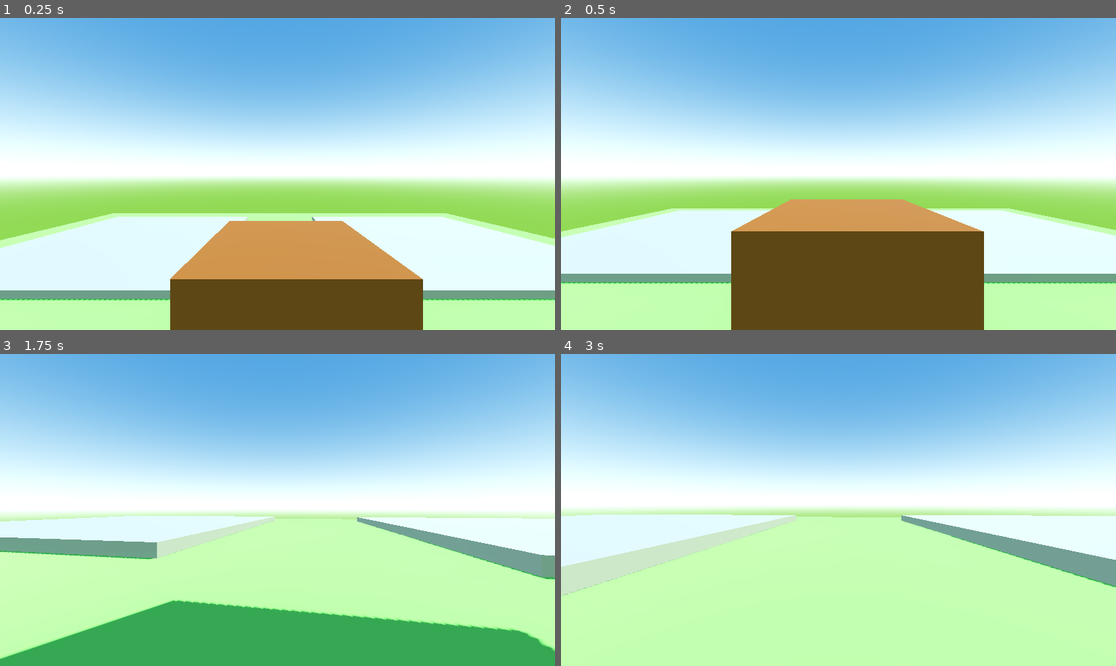
Above: before the commit, frames 1-4 (two rows, left to right).
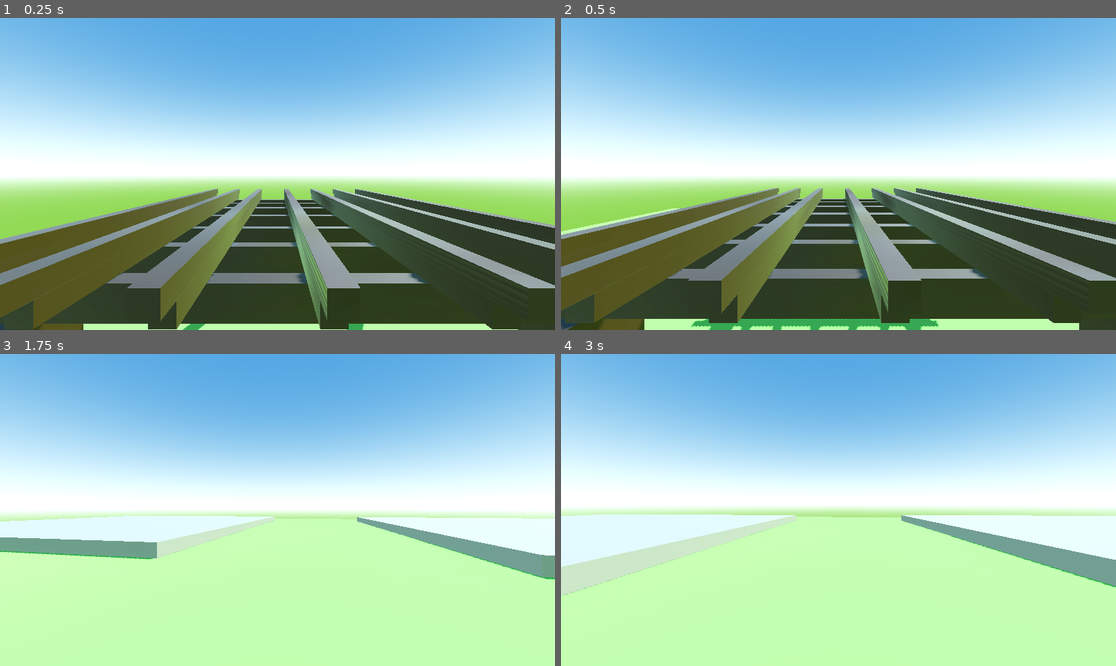
Above: after the commit, the same moments.

Repository: MagmaOverlord/Sound-Game-Jam-2025
Game: Godot game, scene res://Scenes/Main.tscn
The game is run twice, just before and just after one commit, with the same random seed, the same clock (stepped at 60 frames per second) and the same inputs.
Inputs (mouse positions are in pixels of both pictures, inside the frame that each line leads up to):
- Up to frame 1 (0.25 s): no input
- Up to frame 2 (0.5 s): no input
- Up to frame 3 (1.75 s): move the mouse to (305, 510) at 0.52 s; hold W (move_forward) from 0.53 s (still down); move the mouse to (249, 510) at 1.27 s
- Up to frame 4 (3 s): keep holding W (move_forward); move the mouse to (849, 503) at 2.02 s; move the mouse to (832, 516) at 2.77 s

The runs differ from the first frame. In frame 1, 39% of the frame differs, in the area x 0-100%, y 54-100%; in frame 2, 39%; in frame 3, 15%; in frame 4, nothing differs.

Commit message:
Added Gazebo
- Added Assets folder, feel free to move/reorganize.
- Implemented Gazebo onto scene.
- Added material for gazebo

Diff:
--- /dev/null
+++ b/Assets/Gazebo1_Wood.tres
@@ -0,0 +1,9 @@
+[gd_resource type="StandardMaterial3D" load_steps=3 format=3 uid="uid://l5rmwjnw5s2x"]
+
+[ext_resource type="Texture2D" uid="uid://dpguabg3uagdy" path="res://Assets/Gazebo2_base.png" id="1_j8l1q"]
+[ext_resource type="Texture2D" uid="uid://dfn4vmxmd8pcf" path="res://Assets/Gazebo2_rough.png" id="2_m53um"]
+
+[resource]
+albedo_color = Color(0.46618086, 0.4661808, 0.4661808, 1)
+albedo_texture = ExtResource("1_j8l1q")
+roughness_texture = ExtResource("2_m53um")
--- a/Scenes/Main.tscn
+++ b/Scenes/Main.tscn
@@ -1,6 +1,8 @@
-[gd_scene load_steps=11 format=3 uid="uid://cn8c2y0bd1sci"]
+[gd_scene load_steps=13 format=3 uid="uid://cn8c2y0bd1sci"]
 
+[ext_resource type="ArrayMesh" uid="uid://dl3f30tbbkrlg" path="res://Assets/Gazebo3.obj" id="1_kln2b"]
 [ext_resource type="PackedScene" uid="uid://dfiomohb4uoko" path="res://Objects/Player.tscn" id="1_r150o"]
+[ext_resource type="Material" uid="uid://l5rmwjnw5s2x" path="res://Assets/Gazebo1_Wood.tres" id="2_rgh2o"]
 
 [sub_resource type="ProceduralSkyMaterial" id="ProceduralSkyMaterial_r150o"]
 sky_top_color = Color(0.24639893, 0.49837935, 0.7844876, 1)
@@ -55,9 +57,17 @@
 
 [node name="Shack" type="MeshInstance3D" parent="Scenery"]
 transform = Transform3D(5, 0, 0, 0, 5, 0, 0, 0, 5, 0, 2.5, 0)
+visible = false
 mesh = SubResource("BoxMesh_idj7w")
 skeleton = NodePath("../..")
 surface_material_override/0 = SubResource("StandardMaterial3D_kln2b")
+
+[node name="RigidBody3D" type="RigidBody3D" parent="Scenery"]
+
+[node name="MeshInstance3D" type="MeshInstance3D" parent="Scenery/RigidBody3D"]
+transform = Transform3D(2.5, 0, 0, 0, -1.09278474e-07, -2.5, 0, 2.5, -1.09278474e-07, 0, -1.7396318, 0)
+mesh = ExtResource("1_kln2b")
+surface_material_override/0 = ExtResource("2_rgh2o")
 
 [node name="Player" parent="." instance=ExtResource("1_r150o")]
 transform = Transform3D(1, 0, 0, 0, 1, 0, 0, 0, 1, -0.4123993, 6.340317, 6.5195837)
--- a/project.godot
+++ b/project.godot
@@ -14,6 +14,10 @@
 run/main_scene="uid://cn8c2y0bd1sci"
 config/features=PackedStringArray("4.5", "Forward Plus")
 config/icon="res://icon.svg"
+
+[dotnet]
+
+project/assembly_name="Music Farming"
 
 [input]
 
Binary file added: Assets/Gazebo2_base.png
Not shown, added: Assets/Gazebo2_base.png.import
Binary file added: Assets/Gazebo2_rough.png
Not shown, added: Assets/Gazebo2_rough.png.import
Not shown, added: Assets/Gazebo3.obj
Not shown, added: Assets/Gazebo3.obj.import
Binary file added: Objects/Gazebo 1_base.png
Not shown, added: Objects/Gazebo 1_base.png.import
Not shown, added: Assets/Gazebo1.ply
